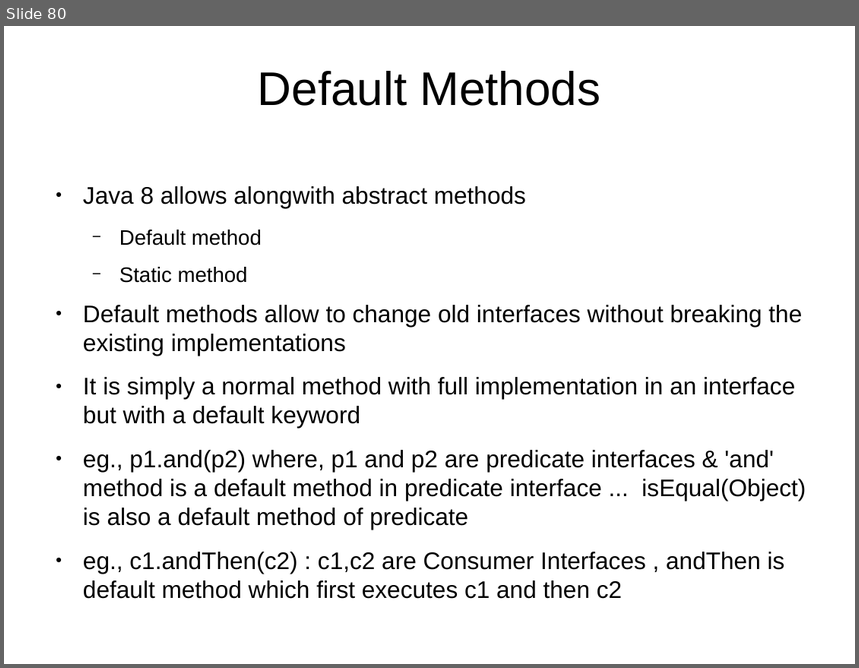
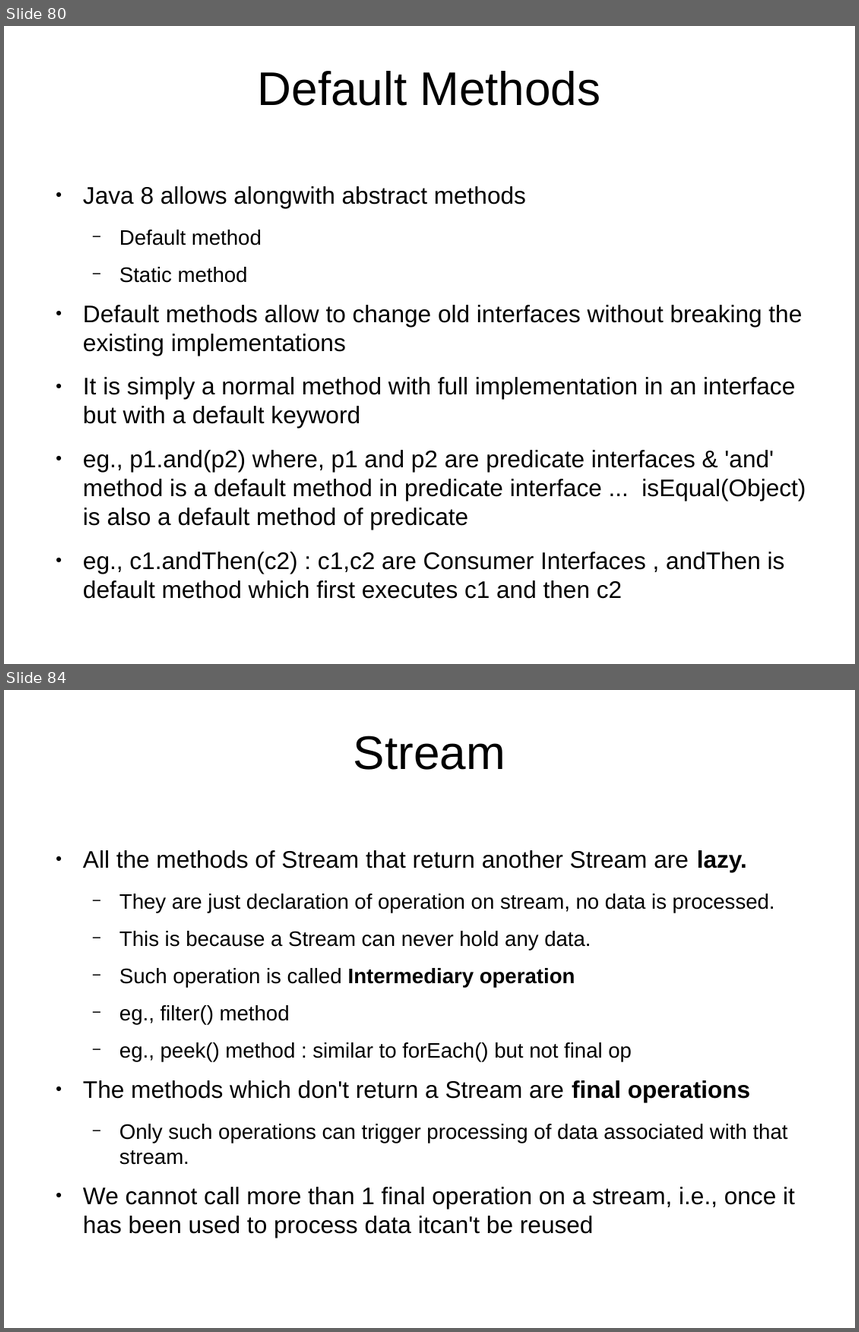
Before and after one commit to shikha-desai/Internship_PreWork, a slide deck: Java/Java_Notes.odp. Shown one above the other, each under a label of ours: slide 80 before the commit, slides 80 and 84 after it; the slides between them are not shown. The pictures are 859x668 and 859x1332 pixels, drawn with LibreOffice and Linux fonts; fonts in the diff are those of the drawing; background and template pictures are left out. Boxes give left, top, right and bottom in pixels: in the first picture for what was removed or moved away, otherwise in the second. Text is boxed around its words. In the diff, an @@ line names an element or a change of style, - is before the commit and + after.

```diff
--- a/Java/Java_Notes.odp
+++ b/Java/Java_Notes.odp
@@ slide 84 added at (x1=4, y1=690, x2=855, y2=1328), background picture (left out) @@
@@ title added at (x1=354, y1=736, x2=506, y2=770), 44 pt, text #000000 @@
+Stream
@@ text added at (x1=83, y1=850, x2=795, y2=1209), 19.5 pt, text #000000 @@
+● All the methods of Stream that return another Stream are lazy.
+  − They are just declaration of operation on stream, no data is processed.
+  − This is because a Stream can never hold any data.
+  − Such operation is called Intermediary operation
+  − eg., filter() method
+  − eg., peek() method : similar to forEach() but not final op
+● The methods which don't return a Stream are final operations
+  − Only such operations can trigger processing of data associated with that stream.
+● We cannot call more than 1 final operation on a stream, i.e., once it has been used to process data itcan't be reused
```
Also in this commit, not shown: 3 slides changed, 13 other slides added, 1 other file.
